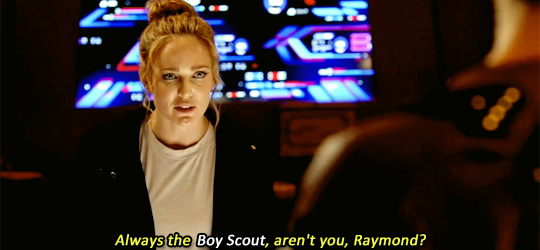
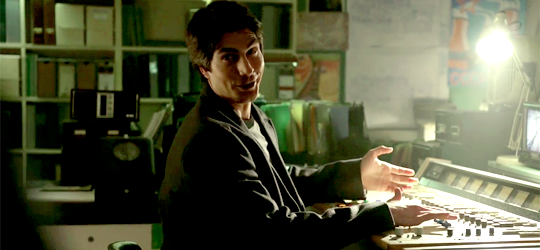
Layer changes from the first 540px x 250px image to the second:
moved "Always the Boy Scout, aren't you, Raymond?" into group "yellow" over [114, 233, 427, 249]
moved "Color Fill 1" (1st of 2, in "yellow") into group "yellow" over [0, 0, 540, 250]
moved "lot201_0119.bmp" into group "yellow" over [0, 0, 540, 250]
added group "green" with 12 layers above "Layer 1" over [0, 0, 540, 250]
showed group "Group 1" (2nd of 2, in "green") (9 layers), moved it into group "green" over [0, 0, 540, 250]
showed "Color Fill 1" (2nd of 2, in "green" › "Group 1") over [0, 0, 540, 250]
showed "lot104p2_0032.bmp", moved it into group "green" over [0, 0, 540, 250]
